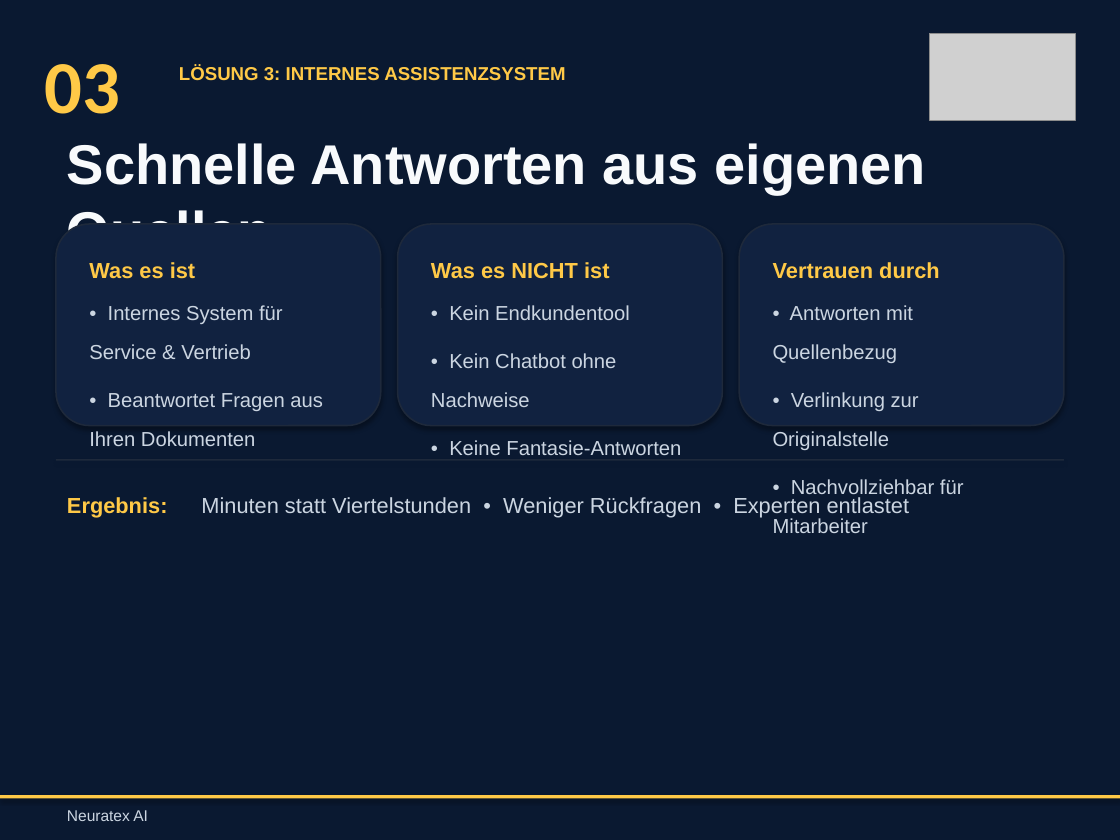
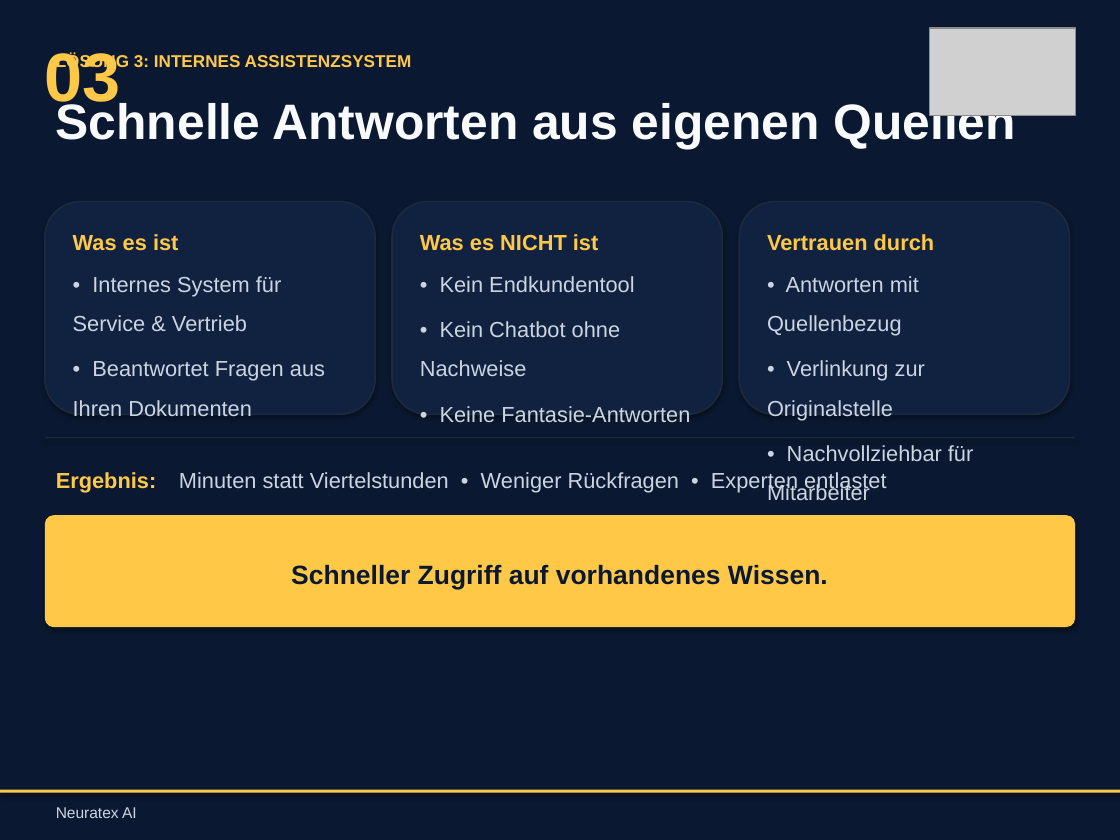
Before and after one commit to philxnovatex/ki-beratung_website, a slide deck: slide 8 of presentations/Neuratex_AI_Praesentation.pptx. Drawn at 1120x840 pixels with LibreOffice and Linux fonts; fonts in the diff are those of the drawing; grey boxes stand for pictures. Boxes give left, top, right and bottom in pixels: in the first picture for what was removed or moved away, otherwise in the second. Text is boxed around its words. In the diff, an @@ line names an element or a change of style, - is before the commit and + after.

```diff
--- a/presentations/Neuratex_AI_Praesentation.pptx
+++ b/presentations/Neuratex_AI_Praesentation.pptx
@@ text "03" at (x1=45, y1=52, x2=121, y2=114): size 48 to 44 pt, font Calibri to Arial @@
@@ picture moved from (x1=930, y1=34, x2=1075, y2=121) to (x1=930, y1=28, x2=1075, y2=115) @@
@@ text "LÖSUNG 3: INTERNES ASSISTENZSYSTEM" moved from (x1=179, y1=65, x2=565, y2=81) to (x1=56, y1=53, x2=412, y2=71) @@
@@ text "LÖSUNG 3: INTERNES ASSISTENZSYSTEM" at (x1=56, y1=53, x2=412, y2=71): size 12 to 11 pt @@
@@ text "Schnelle Antworten aus eigenen Quellen" moved from (x1=67, y1=143, x2=926, y2=231) to (x1=56, y1=99, x2=1015, y2=149) @@
@@ text "Schnelle Antworten aus eigenen Quellen" at (x1=56, y1=99, x2=1015, y2=149): size 36 to 32 pt @@
@@ rounded rectangle resized from (x1=56, y1=224, x2=381, y2=426) to (x1=45, y1=202, x2=375, y2=414) @@
@@ rounded rectangle resized from (x1=398, y1=224, x2=722, y2=426) to (x1=392, y1=202, x2=722, y2=414) @@
@@ rounded rectangle resized from (x1=739, y1=224, x2=1064, y2=426) to (x1=739, y1=202, x2=1070, y2=414) @@
@@ text "Was es ist" moved from (x1=89, y1=262, x2=195, y2=279) to (x1=73, y1=234, x2=178, y2=251) @@
@@ text "Was es NICHT ist" moved from (x1=431, y1=262, x2=609, y2=279) to (x1=420, y1=234, x2=598, y2=251) @@
@@ text "Vertrauen durch" moved from (x1=773, y1=262, x2=940, y2=279) to (x1=767, y1=234, x2=935, y2=251) @@
@@ size 13 to 14 pt; line spacing 1.6 to 1.5; less space between paragraphs in 3 elements at (x1=420, y1=276, x2=690, y2=422), (x1=767, y1=276, x2=973, y2=500), (x1=73, y1=276, x2=325, y2=416) @@
@@ text "• Internes System für Service ..." moved from (x1=89, y1=305, x2=323, y2=446) to (x1=73, y1=276, x2=325, y2=416) @@
@@ text "• Kein Endkundentool" moved from (x1=431, y1=305, x2=681, y2=455) to (x1=420, y1=276, x2=690, y2=422) @@
@@ text "• Antworten mit Quellenbezug" moved from (x1=773, y1=305, x2=964, y2=533) to (x1=767, y1=276, x2=973, y2=500) @@
@@ rectangle resized from (x1=56, y1=459, x2=1064, y2=460) to (x1=45, y1=437, x2=1075, y2=438) @@
@@ line spacing 1.4 to 1.3 in 5 elements at (x1=420, y1=234, x2=598, y2=251), (x1=767, y1=234, x2=935, y2=251), (x1=179, y1=472, x2=886, y2=493), (x1=73, y1=234, x2=178, y2=251), (x1=56, y1=472, x2=157, y2=493) @@
@@ text "Ergebnis:" moved from (x1=67, y1=497, x2=168, y2=518) to (x1=56, y1=472, x2=157, y2=493) @@
@@ text "Minuten statt Viertelstunden • Weniger ..." moved from (x1=201, y1=497, x2=909, y2=518) to (x1=179, y1=472, x2=886, y2=493) @@
@@ rounded rectangle added at (x1=45, y1=515, x2=1075, y2=627), fill #FFC947, 17 pt, text #0A1931, bold @@
+Schneller Zugriff auf vorhandenes Wissen.
@@ rectangle moved from (x1=0, y1=795, x2=1120, y2=799) to (x1=0, y1=790, x2=1120, y2=793) @@
@@ text "Neuratex AI" moved from (x1=67, y1=810, x2=148, y2=821) to (x1=56, y1=807, x2=137, y2=818) @@
```
Also in this commit, not shown: 14 other slides changed, 1 other file.
